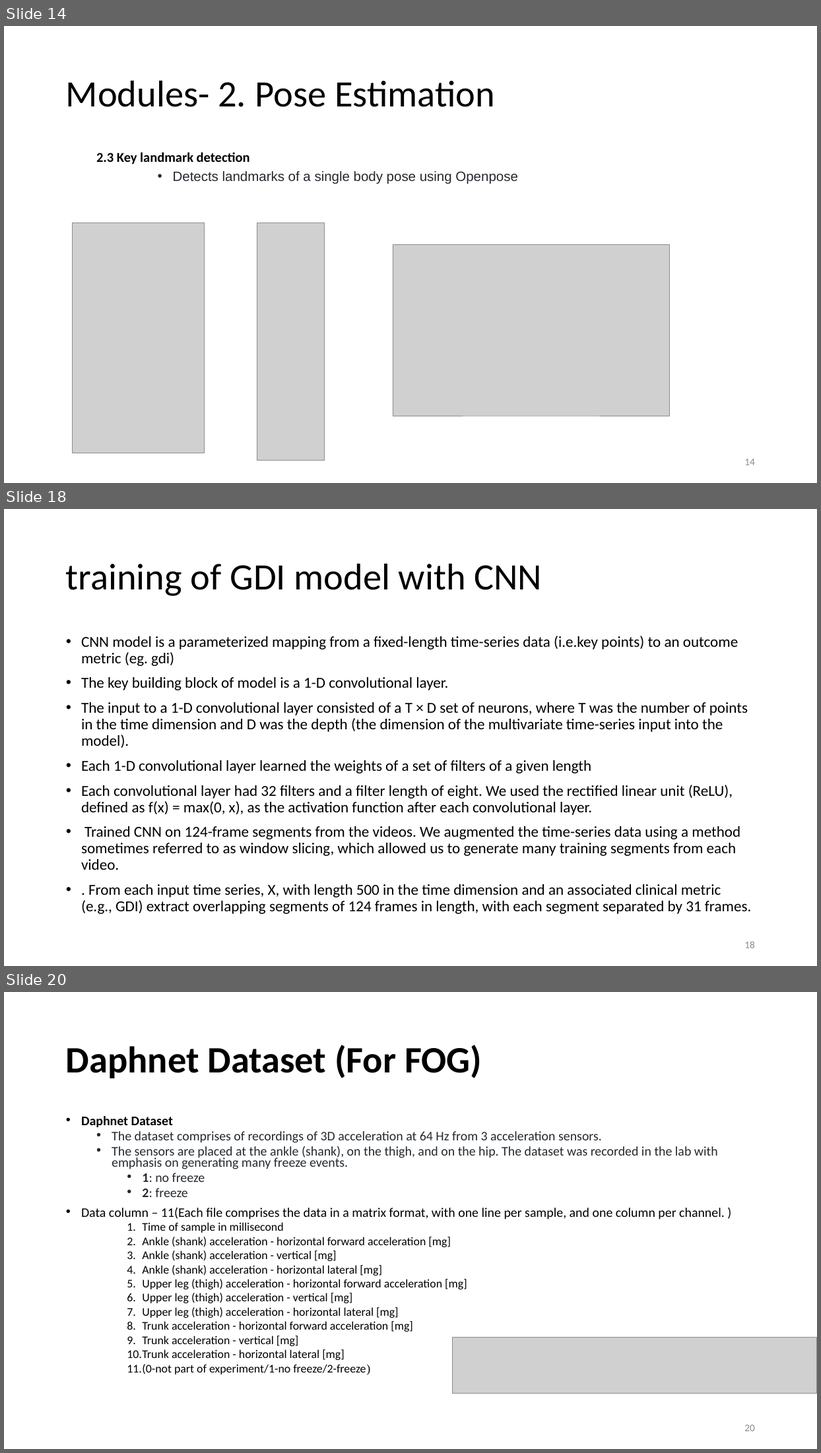
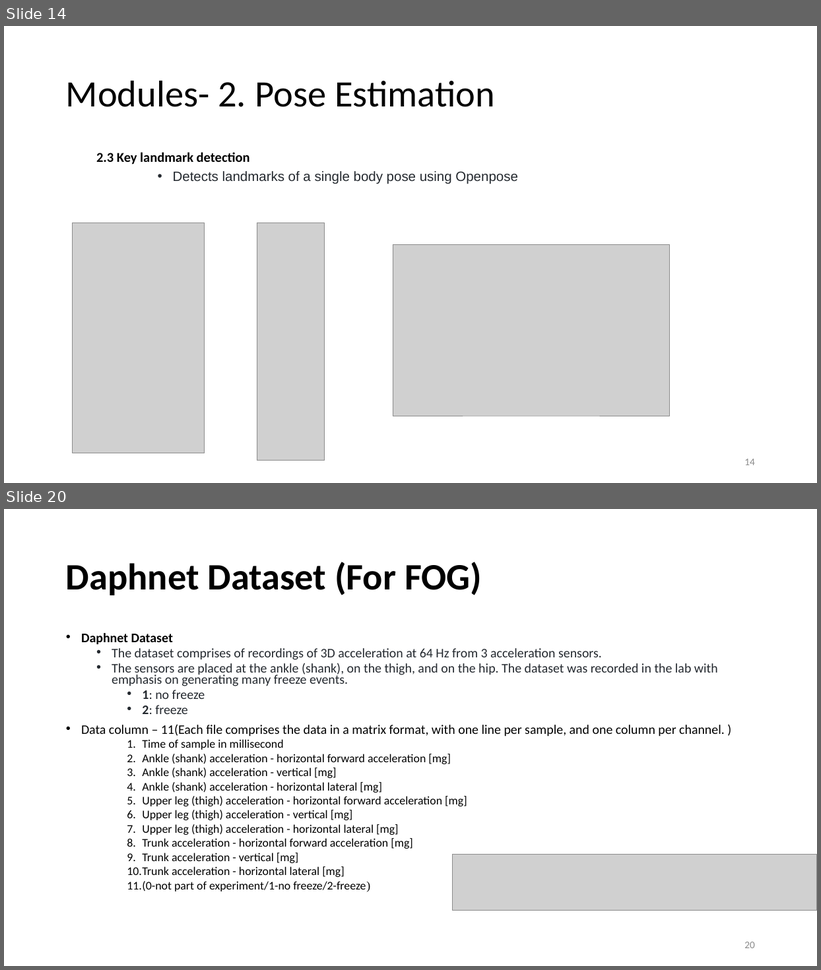
Before and after one commit to aaditya-co/parkinsons_GAIT_Analysis, a slide deck: 2020179001.pptx. Shown one above the other, each under a label of ours: slides 14, 18 and 20 before the commit, slides 14 and 20 after it; the slides between them are not shown. The pictures are 821x1453 and 821x970 pixels, drawn with LibreOffice and Linux fonts; fonts in the diff are those of the drawing; grey boxes stand for pictures. Boxes give left, top, right and bottom in pixels: in the first picture for what was removed or moved away, otherwise in the second. Text is boxed around its words. In the diff, an @@ line names an element or a change of style, - is before the commit and + after.

```diff
--- a/2020179001.pptx
+++ b/2020179001.pptx
@@ slide 18 removed at (4, 509, 817, 966), background #FFFFFF @@
@@ title removed at (66, 563, 542, 596) @@
-training of GDI model with CNN
@@ text removed at (81, 636, 751, 914) @@
-• CNN model is a parameterized mapping from a fixed-length time-series data (i.e.key points) to an outcome metric (eg. gdi)
-• The key building block of model is a 1-D convolutional layer.
-• The input to a 1-D convolutional layer consisted of a T × D set of neurons, where T was the number of points in the time dimension and D was the depth (the dimension of the multivariate time-series input into the model).
-• Each 1-D convolutional layer learned the weights of a set of filters of a given length
-• Each convolutional layer had 32 filters and a filter length of eight. We used the rectified linear unit (ReLU), defined as f(x) = max(0, x), as the activation function after each convolutional layer.
-• Trained CNN on 124-frame segments from the videos. We augmented the time-series data using a method sometimes referred to as window slicing, which allowed us to generate many training segments from each video.
-• . From each input time series, X, with length 500 in the time dimension and an associated clinical metric (e.g., GDI) extract overlapping segments of 124 frames in length, with each segment separated by 31 frames.
@@ page number removed at (745, 941, 755, 949) @@
-18
```
Also in this commit, not shown: 4 slides changed, 4 slides added, 1 other slide removed.
